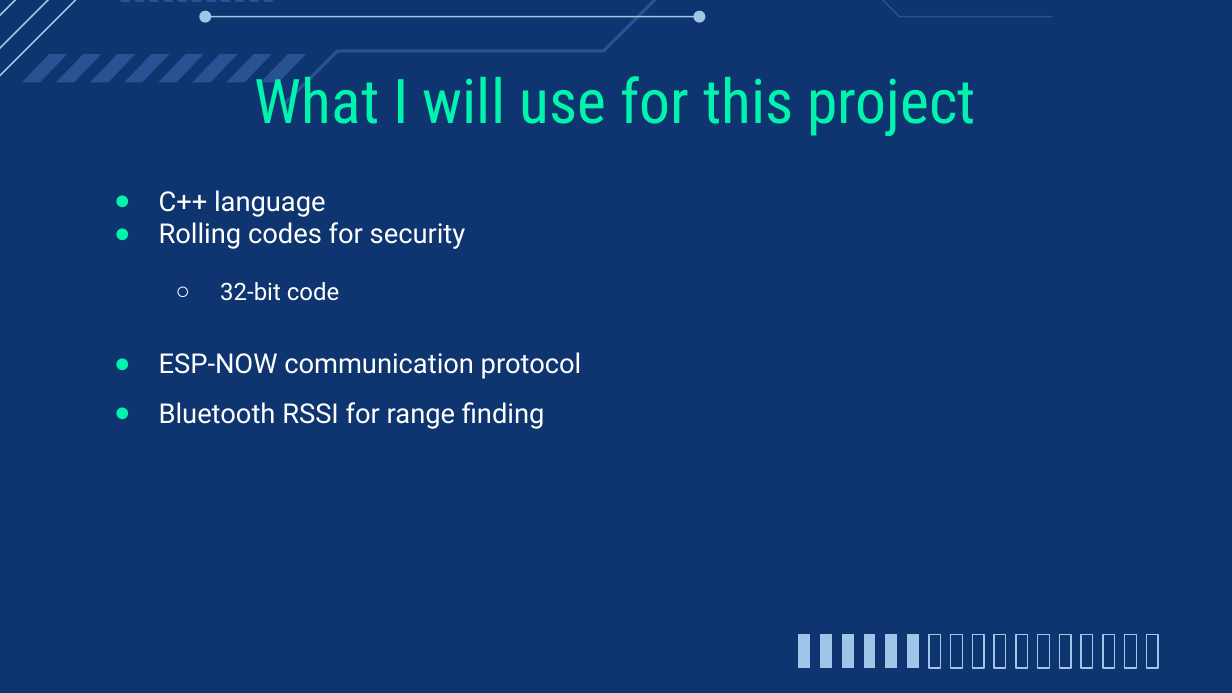
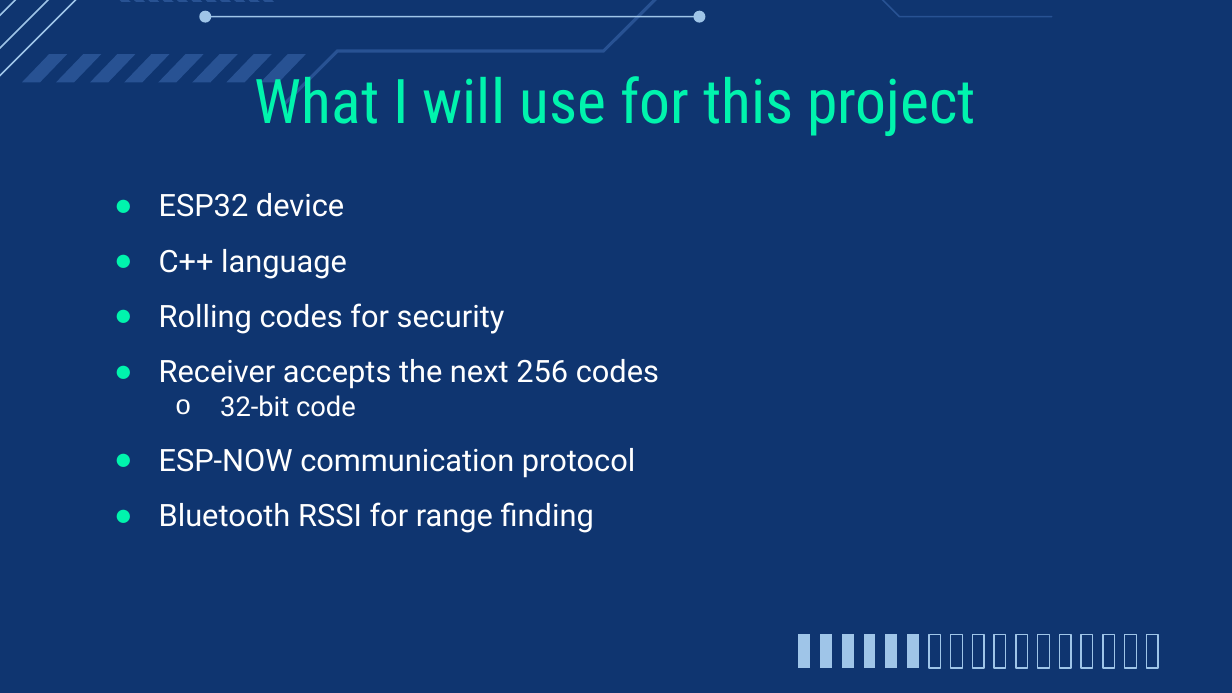
Before and after one commit to Hanover-CS/HC23-Isaac-Bevis-Senior-Project, a slide deck: slide 21 of Presentation/CS461 Proposal.pptx (slide 20 before the commit). Drawn at 1232x693 pixels with LibreOffice and Linux fonts; fonts in the diff are those of the drawing. Boxes give left, top, right and bottom in pixels: in the first picture for what was removed or moved away, otherwise in the second. Text is boxed around its words. In the diff, an @@ line names an element or a change of style, - is before the commit and + after.

```diff
--- a/Presentation/CS461 Proposal.pptx
+++ b/Presentation/CS461 Proposal.pptx
@@ text at [159,193,344,217]: paragraph added @@
+● ESP32 device
@@ text at [159,249,635,533]: size 16 to 18 pt in "C++ language", "Rolling codes for security", "ESP-NOW communication protocol", "Bluetooth RSSI for range finding"; size 14 to 16 pt in "32-bit code"; line spacing 1 to 1.5; bullet ○ to o; less space between paragraphs @@
@@ text at [159,359,659,389]: paragraph added @@
+● Receiver accepts the next 256 codes
```
Also in this commit, not shown: 3 other slides changed, 1 slide added.
